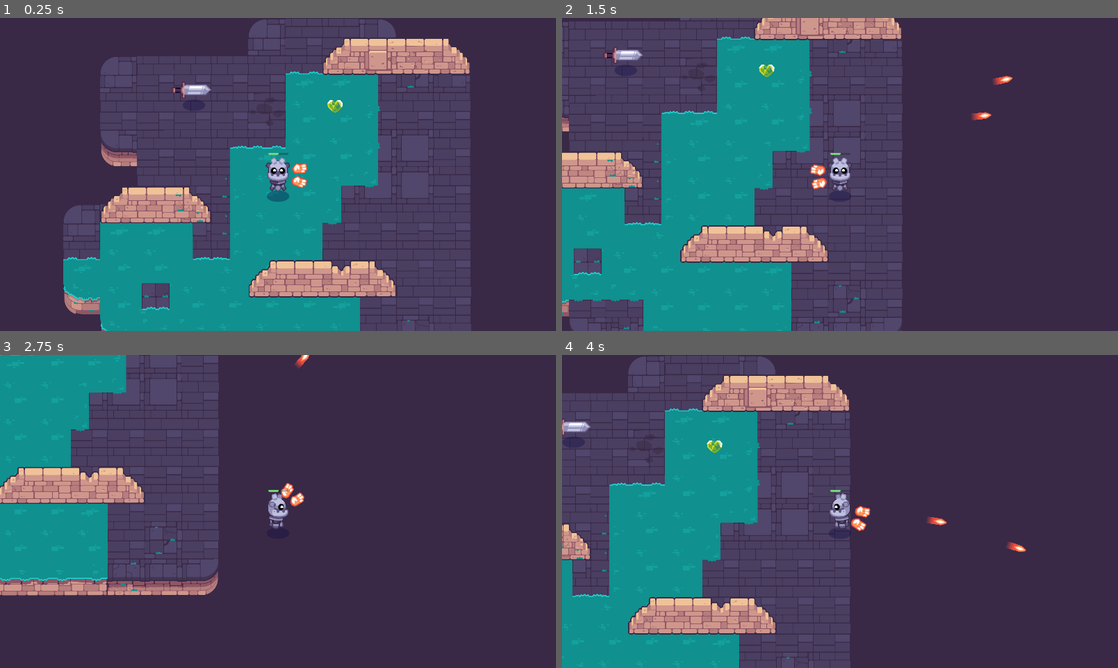
Above: before the commit, frames 1-4 (two rows, left to right).
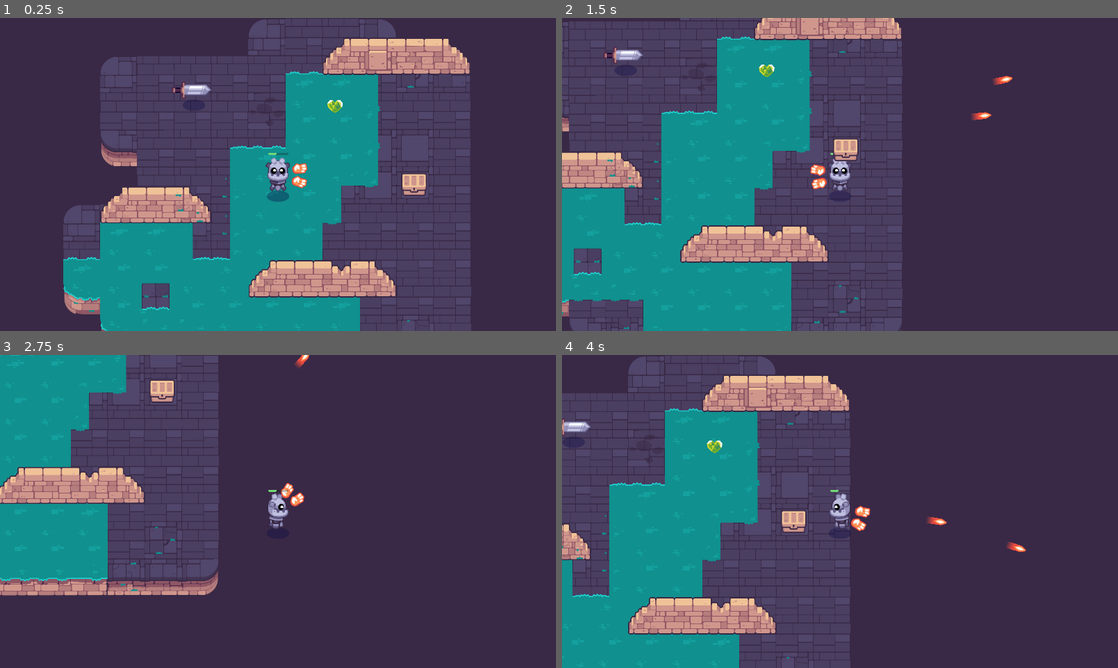
Above: after the commit, the same moments.

Repository: yaliu10/Path-of-Sorcerers-Game
Game: Godot game, scene res://Lessons/test_scene.tscn
Two runs of this game, one before a commit and one after it. Both use one fixed random seed, a clock stepped at 60 frames per second and the inputs below.
Inputs (mouse positions are in pixels of both pictures, inside the frame that each line leads up to):
- Up to frame 1 (0.25 s): no input
- Up to frame 2 (1.5 s): tap Enter at 0.5 s; move the mouse to (962, 158) at 0.52 s; hold Right (move_right) 0.53-1.28 s; click (962, 158) at 0.6 s; tap Space at 0.77 s; move the mouse to (728, 190) at 1.27 s; hold Down (move_down) from 1.28 s (still down); tap Z at 1.35 s
- Up to frame 3 (2.75 s): tap Space at 1.52 s; move the mouse to (333, 442) at 2.02 s; release Down (move_down) at 2.03 s; hold Right (move_right) from 2.03 s (still down); click (333, 442) at 2.1 s
- Up to frame 4 (4 s): move the mouse to (812, 574) at 2.77 s; release Right (move_right) at 2.78 s; hold W (move_up) 2.78-3.53 s; tap Z at 2.85 s; click (812, 574) at 2.92 s; tap Space at 3.02, 3.77 s; move the mouse to (1006, 558) at 3.52 s; hold Left (move_left) from 3.53 s (still down); click (1006, 558) at 3.6 s

The runs differ from the first frame. In frame 1, 0.3% of the frame differs, in the area x 49-77%, y 43-57%; in frame 2, 0.3%; in frame 3, 0.3%, in the area x 27-51%, y 7-44%; in frame 4, 0.3%.

Commit message:
Fix healing problem

Diff:
--- a/M10.twin_stick_workbook/Lessons/chest.tscn
+++ b/M10.twin_stick_workbook/Lessons/chest.tscn
@@ -1,15 +1,17 @@
-[gd_scene load_steps=12 format=3 uid="uid://uholtatss5km"]
+[gd_scene load_steps=13 format=3 uid="uid://uholtatss5km"]
 
 [ext_resource type="Script" path="res://Lessons/chest.gd" id="1_j1a0k"]
 [ext_resource type="Texture2D" uid="uid://dub7cda3qxho2" path="res://pickups/chest/chest_bottom.png" id="2_rjblq"]
-[ext_resource type="Script" path="res://item.gd" id="2_srr42"]
+[ext_resource type="Script" path="res://Lessons/item.gd" id="2_srr42"]
 [ext_resource type="Texture2D" uid="uid://bfj2ayjhou4bv" path="res://pickups/chest/chest_top.png" id="3_nyncg"]
 [ext_resource type="AudioStream" uid="uid://c2woejhi871h1" path="res://pickups/pickup.wav" id="3_s0bv5"]
+[ext_resource type="Script" path="res://Lessons/healing_item.gd" id="3_tjg1y"]
 [ext_resource type="Texture2D" uid="uid://be8lmb157qflx" path="res://pickups/pickup_health.png" id="4_7t7ur"]
 
-[sub_resource type="Resource" id="Resource_ril02"]
-script = ExtResource("2_srr42")
-display_name = "Heart"
+[sub_resource type="Resource" id="Resource_tsuxc"]
+script = ExtResource("3_tjg1y")
+healing_amount = 2
+display_name = ""
 texture = ExtResource("4_7t7ur")
 sound_on_pickup = ExtResource("3_s0bv5")
 
@@ -55,7 +57,7 @@
 
 [node name="Chest" type="Area2D"]
 script = ExtResource("1_j1a0k")
-possible_items = Array[ExtResource("2_srr42")]([SubResource("Resource_ril02")])
+possible_items = Array[ExtResource("2_srr42")]([SubResource("Resource_tsuxc")])
 
 [node name="CollisionShape2D" type="CollisionShape2D" parent="."]
 position = Vector2(0, 0.25)
--- /dev/null
+++ b/M10.twin_stick_workbook/Lessons/heal_item.gd
@@ -0,0 +1,11 @@
+class_name HealItem extends Area2D
+
+@export var heal: int = 10
+
+func _ready() -> void:
+	pass
+
+
+func _on_area_entered(player: Player) -> void:
+	if player != null:
+		player.health += heal
--- /dev/null
+++ b/M10.twin_stick_workbook/Lessons/heal_item.tscn
@@ -0,0 +1,19 @@
+[gd_scene load_steps=4 format=3 uid="uid://slonqpkn7akp"]
+
+[ext_resource type="Script" path="res://Lessons/heal_item.gd" id="1_d8bel"]
+[ext_resource type="Texture2D" uid="uid://be8lmb157qflx" path="res://pickups/pickup_health.png" id="2_qf2ks"]
+
+[sub_resource type="RectangleShape2D" id="RectangleShape2D_0sybn"]
+size = Vector2(48, 38)
+
+[node name="HealItem" type="Area2D"]
+script = ExtResource("1_d8bel")
+
+[node name="Sprite2D" type="Sprite2D" parent="."]
+texture = ExtResource("2_qf2ks")
+
+[node name="CollisionShape2D" type="CollisionShape2D" parent="."]
+position = Vector2(0, -2)
+shape = SubResource("RectangleShape2D_0sybn")
+
+[connection signal="area_entered" from="." to="." method="_on_area_entered"]
--- a/M10.twin_stick_workbook/Lessons/pickup.tscn
+++ b/M10.twin_stick_workbook/Lessons/pickup.tscn
@@ -1,13 +1,14 @@
 [gd_scene load_steps=11 format=3 uid="uid://ct3u3cg7dra6u"]
 
 [ext_resource type="Script" path="res://Lessons/pickup.gd" id="1_jti8f"]
-[ext_resource type="Script" path="res://item.gd" id="2_ocoyk"]
+[ext_resource type="Script" path="res://Lessons/healing_item.gd" id="2_n3wch"]
 [ext_resource type="Texture2D" uid="uid://be8lmb157qflx" path="res://pickups/pickup_health.png" id="2_p5oja"]
 [ext_resource type="AudioStream" uid="uid://c2woejhi871h1" path="res://pickups/pickup.wav" id="3_eju18"]
 
-[sub_resource type="Resource" id="Resource_vd4b5"]
-script = ExtResource("2_ocoyk")
-display_name = "Heart"
+[sub_resource type="Resource" id="Resource_2gf8h"]
+script = ExtResource("2_n3wch")
+healing_amount = 2
+display_name = ""
 texture = ExtResource("2_p5oja")
 sound_on_pickup = ExtResource("3_eju18")
 
@@ -107,7 +108,7 @@
 
 [node name="Pickup" type="Area2D"]
 script = ExtResource("1_jti8f")
-item = SubResource("Resource_vd4b5")
+item = SubResource("Resource_2gf8h")
 
 [node name="Sprite2D" type="Sprite2D" parent="."]
 unique_name_in_owner = true
--- a/M10.twin_stick_workbook/Lessons/player.gd
+++ b/M10.twin_stick_workbook/Lessons/player.gd
@@ -3,13 +3,14 @@
 var health: int = 0 : set = set_health
 
 @export var max_speed := 600.0
-@export var max_health := 5
+@export var max_health := 100
 
 @onready var collision_shape_2d: CollisionShape2D = %CollisionShape2D
 @onready var health_bar: ProgressBar = %HealthBar
 
 func _ready() -> void:
 	health = max_health
+	health_bar.value = health
 
 func _physics_process(delta: float) -> void:
 	var direction := Input.get_vector("move_left", "move_right", "move_up", "move_down")
--- a/M10.twin_stick_workbook/Lessons/player.tscn
+++ b/M10.twin_stick_workbook/Lessons/player.tscn
@@ -22,7 +22,7 @@
 [node name="Player" type="CharacterBody2D"]
 motion_mode = 1
 script = ExtResource("1_mx7x6")
-max_health = 50
+max_health = 40
 
 [node name="Sprite2D" type="Sprite2D" parent="."]
 texture = ExtResource("1_s5ygc")
--- a/M10.twin_stick_workbook/Lessons/test_scene.tscn
+++ b/M10.twin_stick_workbook/Lessons/test_scene.tscn
@@ -1,9 +1,10 @@
-[gd_scene load_steps=5 format=3 uid="uid://bbn05jcrhnwcr"]
+[gd_scene load_steps=6 format=3 uid="uid://bbn05jcrhnwcr"]
 
 [ext_resource type="PackedScene" uid="uid://cu2rb5dl4ljte" path="res://levels/rooms/room_a.tscn" id="1_choxl"]
 [ext_resource type="PackedScene" uid="uid://uerrtael14n4" path="res://Lessons/player.tscn" id="2_wmhi6"]
 [ext_resource type="PackedScene" uid="uid://bw86xoed5wr6e" path="res://Lessons/mob.tscn" id="3_e181m"]
 [ext_resource type="PackedScene" uid="uid://ct3u3cg7dra6u" path="res://Lessons/pickup.tscn" id="4_2uaw4"]
+[ext_resource type="PackedScene" uid="uid://uholtatss5km" path="res://Lessons/chest.tscn" id="5_ypljh"]
 
 [node name="Node2D" type="Node2D"]
 
@@ -18,3 +19,6 @@
 
 [node name="Pickup" parent="." instance=ExtResource("4_2uaw4")]
 position = Vector2(940, 297)
+
+[node name="Chest" parent="." instance=ExtResource("5_ypljh")]
+position = Vector2(1213, 565)
Renamed: M10.twin_stick_workbook/item.gd -> M10.twin_stick_workbook/Lessons/item.gd
